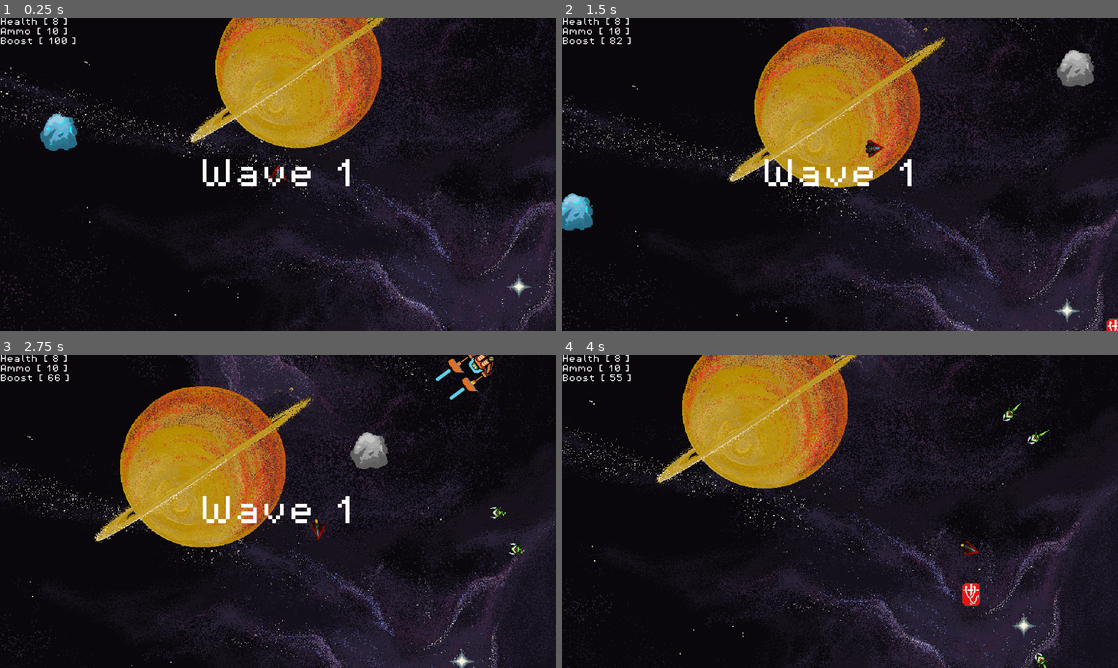
Above: before the commit, frames 1-4 (two rows, left to right).
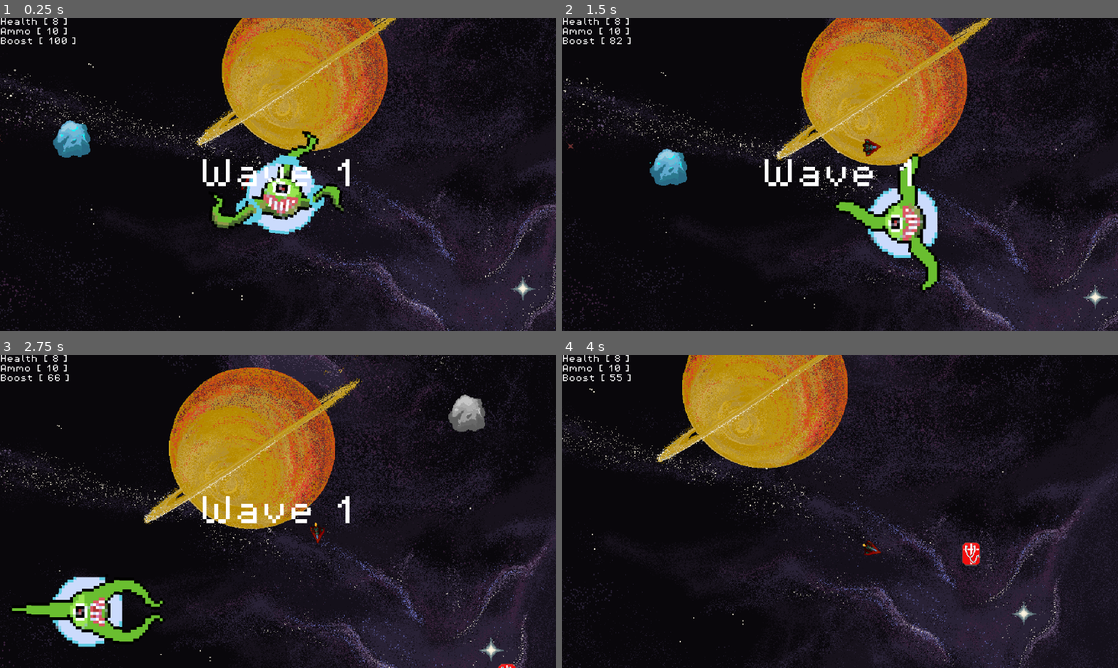
Above: after the commit, the same moments.

Repository: rylanharwood2/Adrift
Game: Godot game, scene res://scenes/game.tscn
Same seed, same stepped clock (60 frames per second), same inputs: the game is played once before the commit and once after it.
Inputs (mouse positions are in pixels of both pictures, inside the frame that each line leads up to):
- Up to frame 1 (0.25 s): no input
- Up to frame 2 (1.5 s): move the mouse to (962, 158) at 0.52 s; hold D (move_right) 0.53-1.25 s; hold Alt (boost) 0.53-1.25 s; click (962, 158) at 0.67 s; drag from (728, 190) to (812, 237) at 1.27 s
- Up to frame 3 (2.75 s): move the mouse to (333, 442) at 2.02 s; hold D (move_right) from 2.03 s (still down); hold Alt (boost) from 2.03 s (still down)
- Up to frame 4 (4 s): release D (move_right) at 2.75 s; release Alt (boost) at 2.75 s; drag from (812, 574) to (1079, 549) at 2.77 s; move the mouse to (1006, 558) at 3.52 s; hold Left (move_left) from 3.53 s (still down); hold Alt (boost) from 3.53 s (still down)

The runs differ from the first frame. In frame 1, 21% of the frame differs, in the area x 0-100%, y 0-100%; in frame 2, 31%; in frame 3, 33%; in frame 4, 22%.

Commit message:
Updates boss

Diff:
--- a/scenes/helheim_king_of_slime.tscn
+++ b/scenes/helheim_king_of_slime.tscn
@@ -1,105 +1,160 @@
-[gd_scene load_steps=27 format=3 uid="uid://bgr8mv6xl4dam"]
-
-[ext_resource type="Texture2D" uid="uid://df5p2u5s4ccp5" path="res://assets/sprites/enemies/FinalBossAttackSpin.png" id="1_us061"]
+[gd_scene load_steps=45 format=3 uid="uid://bgr8mv6xl4dam"]
+
 [ext_resource type="Script" uid="uid://bsglw5opydy3e" path="res://scripts/helheim_king_of_slime.gd" id="1_xp4uy"]
 [ext_resource type="Shader" uid="uid://crupfqg5q331r" path="res://scripts/flash.gdshader" id="2_dyj1q"]
+[ext_resource type="Texture2D" uid="uid://dpn2wkxdcme36" path="res://assets/sprites/enemies/FinalBossChargeAttack.png" id="3_3wq1r"]
+[ext_resource type="Texture2D" uid="uid://cr2ujmj6ci6i5" path="res://assets/sprites/enemies/FinalBossAttackSpin copy.png" id="5_c4peh"]
 
 [sub_resource type="ShaderMaterial" id="ShaderMaterial_6qc34"]
 shader = ExtResource("2_dyj1q")
 shader_parameter/flash_color = Color(1, 1, 1, 1)
 shader_parameter/flash_modifier = 0.0
-
-[sub_resource type="AtlasTexture" id="AtlasTexture_xp4uy"]
-atlas = ExtResource("1_us061")
-region = Rect2(0, 0, 250, 250)
-
-[sub_resource type="AtlasTexture" id="AtlasTexture_dyj1q"]
-atlas = ExtResource("1_us061")
-region = Rect2(250, 0, 250, 250)
-
-[sub_resource type="AtlasTexture" id="AtlasTexture_6qc34"]
-atlas = ExtResource("1_us061")
-region = Rect2(500, 0, 250, 250)
-
-[sub_resource type="AtlasTexture" id="AtlasTexture_3wq1r"]
-atlas = ExtResource("1_us061")
-region = Rect2(750, 0, 250, 250)
-
-[sub_resource type="AtlasTexture" id="AtlasTexture_c4peh"]
-atlas = ExtResource("1_us061")
-region = Rect2(1000, 0, 250, 250)
+shader_parameter/blue = false
 
 [sub_resource type="AtlasTexture" id="AtlasTexture_nin2c"]
-atlas = ExtResource("1_us061")
-region = Rect2(0, 250, 250, 250)
+atlas = ExtResource("3_3wq1r")
+region = Rect2(498, 0, 83, 83)
 
 [sub_resource type="AtlasTexture" id="AtlasTexture_yro7x"]
-atlas = ExtResource("1_us061")
-region = Rect2(250, 250, 250, 250)
+atlas = ExtResource("3_3wq1r")
+region = Rect2(581, 0, 83, 83)
 
 [sub_resource type="AtlasTexture" id="AtlasTexture_1g5tu"]
-atlas = ExtResource("1_us061")
-region = Rect2(500, 250, 250, 250)
+atlas = ExtResource("3_3wq1r")
+region = Rect2(664, 0, 83, 83)
 
 [sub_resource type="AtlasTexture" id="AtlasTexture_n2mv4"]
-atlas = ExtResource("1_us061")
-region = Rect2(750, 250, 250, 250)
+atlas = ExtResource("3_3wq1r")
+region = Rect2(747, 0, 83, 83)
 
 [sub_resource type="AtlasTexture" id="AtlasTexture_gkku2"]
-atlas = ExtResource("1_us061")
-region = Rect2(1000, 250, 250, 250)
+atlas = ExtResource("3_3wq1r")
+region = Rect2(830, 0, 83, 83)
 
 [sub_resource type="AtlasTexture" id="AtlasTexture_gv8k1"]
-atlas = ExtResource("1_us061")
-region = Rect2(0, 500, 250, 250)
+atlas = ExtResource("3_3wq1r")
+region = Rect2(913, 0, 83, 83)
 
 [sub_resource type="AtlasTexture" id="AtlasTexture_i5uww"]
-atlas = ExtResource("1_us061")
-region = Rect2(250, 500, 250, 250)
+atlas = ExtResource("3_3wq1r")
+region = Rect2(996, 0, 83, 83)
 
 [sub_resource type="AtlasTexture" id="AtlasTexture_uei3j"]
-atlas = ExtResource("1_us061")
-region = Rect2(500, 500, 250, 250)
+atlas = ExtResource("3_3wq1r")
+region = Rect2(1079, 0, 83, 83)
 
 [sub_resource type="AtlasTexture" id="AtlasTexture_m2u0s"]
-atlas = ExtResource("1_us061")
-region = Rect2(750, 500, 250, 250)
+atlas = ExtResource("3_3wq1r")
+region = Rect2(1162, 0, 83, 83)
 
 [sub_resource type="AtlasTexture" id="AtlasTexture_6mgjl"]
-atlas = ExtResource("1_us061")
-region = Rect2(1000, 500, 250, 250)
+atlas = ExtResource("3_3wq1r")
+region = Rect2(1245, 0, 83, 83)
 
 [sub_resource type="AtlasTexture" id="AtlasTexture_ctafc"]
-atlas = ExtResource("1_us061")
-region = Rect2(0, 750, 250, 250)
+atlas = ExtResource("3_3wq1r")
+region = Rect2(1328, 0, 83, 83)
 
 [sub_resource type="AtlasTexture" id="AtlasTexture_tuch5"]
-atlas = ExtResource("1_us061")
-region = Rect2(250, 750, 250, 250)
+atlas = ExtResource("3_3wq1r")
+region = Rect2(0, 0, 83, 83)
 
 [sub_resource type="AtlasTexture" id="AtlasTexture_jsk57"]
-atlas = ExtResource("1_us061")
-region = Rect2(500, 750, 250, 250)
+atlas = ExtResource("3_3wq1r")
+region = Rect2(83, 0, 83, 83)
+
+[sub_resource type="AtlasTexture" id="AtlasTexture_rd2xr"]
+atlas = ExtResource("3_3wq1r")
+region = Rect2(166, 0, 83, 83)
+
+[sub_resource type="AtlasTexture" id="AtlasTexture_yiea1"]
+atlas = ExtResource("3_3wq1r")
+region = Rect2(249, 0, 83, 83)
+
+[sub_resource type="AtlasTexture" id="AtlasTexture_d0mx1"]
+atlas = ExtResource("3_3wq1r")
+region = Rect2(332, 0, 83, 83)
+
+[sub_resource type="AtlasTexture" id="AtlasTexture_jytjv"]
+atlas = ExtResource("3_3wq1r")
+region = Rect2(415, 0, 83, 83)
+
+[sub_resource type="AtlasTexture" id="AtlasTexture_pnhhu"]
+atlas = ExtResource("5_c4peh")
+region = Rect2(0, 0, 83, 83)
+
+[sub_resource type="AtlasTexture" id="AtlasTexture_g1vxw"]
+atlas = ExtResource("5_c4peh")
+region = Rect2(83, 0, 83, 83)
+
+[sub_resource type="AtlasTexture" id="AtlasTexture_v24f2"]
+atlas = ExtResource("5_c4peh")
+region = Rect2(166, 0, 83, 83)
+
+[sub_resource type="AtlasTexture" id="AtlasTexture_qqbkp"]
+atlas = ExtResource("5_c4peh")
+region = Rect2(249, 0, 83, 83)
+
+[sub_resource type="AtlasTexture" id="AtlasTexture_oxiuj"]
+atlas = ExtResource("5_c4peh")
+region = Rect2(332, 0, 83, 83)
+
+[sub_resource type="AtlasTexture" id="AtlasTexture_f08sp"]
+atlas = ExtResource("5_c4peh")
+region = Rect2(415, 0, 83, 83)
+
+[sub_resource type="AtlasTexture" id="AtlasTexture_mu1t5"]
+atlas = ExtResource("5_c4peh")
+region = Rect2(498, 0, 83, 83)
+
+[sub_resource type="AtlasTexture" id="AtlasTexture_1222r"]
+atlas = ExtResource("5_c4peh")
+region = Rect2(581, 0, 83, 83)
+
+[sub_resource type="AtlasTexture" id="AtlasTexture_gngb8"]
+atlas = ExtResource("5_c4peh")
+region = Rect2(664, 0, 83, 83)
+
+[sub_resource type="AtlasTexture" id="AtlasTexture_koeet"]
+atlas = ExtResource("5_c4peh")
+region = Rect2(747, 0, 83, 83)
+
+[sub_resource type="AtlasTexture" id="AtlasTexture_5ysud"]
+atlas = ExtResource("5_c4peh")
+region = Rect2(830, 0, 83, 83)
+
+[sub_resource type="AtlasTexture" id="AtlasTexture_elqa2"]
+atlas = ExtResource("5_c4peh")
+region = Rect2(913, 0, 83, 83)
+
+[sub_resource type="AtlasTexture" id="AtlasTexture_igt0s"]
+atlas = ExtResource("5_c4peh")
+region = Rect2(996, 0, 83, 83)
+
+[sub_resource type="AtlasTexture" id="AtlasTexture_57orf"]
+atlas = ExtResource("5_c4peh")
+region = Rect2(1079, 0, 83, 83)
+
+[sub_resource type="AtlasTexture" id="AtlasTexture_yw5xq"]
+atlas = ExtResource("5_c4peh")
+region = Rect2(1162, 0, 83, 83)
+
+[sub_resource type="AtlasTexture" id="AtlasTexture_hek5x"]
+atlas = ExtResource("5_c4peh")
+region = Rect2(1245, 0, 83, 83)
+
+[sub_resource type="AtlasTexture" id="AtlasTexture_yhboa"]
+atlas = ExtResource("5_c4peh")
+region = Rect2(1328, 0, 83, 83)
+
+[sub_resource type="AtlasTexture" id="AtlasTexture_w2d3a"]
+atlas = ExtResource("5_c4peh")
+region = Rect2(1411, 0, 83, 83)
 
 [sub_resource type="SpriteFrames" id="SpriteFrames_7bdla"]
 animations = [{
 "frames": [{
 "duration": 1.0,
-"texture": SubResource("AtlasTexture_xp4uy")
-}, {
-"duration": 1.0,
-"texture": SubResource("AtlasTexture_dyj1q")
-}, {
-"duration": 1.0,
-"texture": SubResource("AtlasTexture_6qc34")
-}, {
-"duration": 1.0,
-"texture": SubResource("AtlasTexture_3wq1r")
-}, {
-"duration": 1.0,
-"texture": SubResource("AtlasTexture_c4peh")
-}, {
-"duration": 1.0,
 "texture": SubResource("AtlasTexture_nin2c")
 }, {
 "duration": 1.0,
@@ -131,14 +186,101 @@
 }, {
 "duration": 1.0,
 "texture": SubResource("AtlasTexture_ctafc")
-}, {
+}],
+"loop": false,
+"name": &"charge attack",
+"speed": 5.0
+}, {
+"frames": [{
+"duration": 1.0,
+"texture": SubResource("AtlasTexture_tuch5")
+}, {
+"duration": 1.0,
+"texture": SubResource("AtlasTexture_jsk57")
+}, {
+"duration": 1.0,
+"texture": SubResource("AtlasTexture_rd2xr")
+}, {
+"duration": 1.0,
+"texture": SubResource("AtlasTexture_yiea1")
+}, {
+"duration": 1.0,
+"texture": SubResource("AtlasTexture_d0mx1")
+}, {
+"duration": 1.0,
+"texture": SubResource("AtlasTexture_jytjv")
+}],
+"loop": false,
+"name": &"charging charge attack",
+"speed": 5.0
+}, {
+"frames": [{
 "duration": 1.0,
 "texture": SubResource("AtlasTexture_tuch5")
 }, {
 "duration": 1.0,
 "texture": SubResource("AtlasTexture_jsk57")
 }],
-"loop": true,
+"loop": false,
+"name": &"default",
+"speed": 9.0
+}, {
+"frames": [{
+"duration": 1.0,
+"texture": SubResource("AtlasTexture_pnhhu")
+}, {
+"duration": 1.0,
+"texture": SubResource("AtlasTexture_g1vxw")
+}, {
+"duration": 1.0,
+"texture": SubResource("AtlasTexture_v24f2")
+}, {
+"duration": 1.0,
+"texture": SubResource("AtlasTexture_qqbkp")
+}, {
+"duration": 1.0,
+"texture": SubResource("AtlasTexture_oxiuj")
+}, {
+"duration": 1.0,
+"texture": SubResource("AtlasTexture_f08sp")
+}, {
+"duration": 1.0,
+"texture": SubResource("AtlasTexture_mu1t5")
+}, {
+"duration": 1.0,
+"texture": SubResource("AtlasTexture_1222r")
+}, {
+"duration": 1.0,
+"texture": SubResource("AtlasTexture_gngb8")
+}, {
+"duration": 1.0,
+"texture": SubResource("AtlasTexture_koeet")
+}, {
+"duration": 1.0,
+"texture": SubResource("AtlasTexture_5ysud")
+}, {
+"duration": 1.0,
+"texture": SubResource("AtlasTexture_elqa2")
+}, {
+"duration": 1.0,
+"texture": SubResource("AtlasTexture_igt0s")
+}, {
+"duration": 1.0,
+"texture": SubResource("AtlasTexture_57orf")
+}, {
+"duration": 1.0,
+"texture": SubResource("AtlasTexture_yw5xq")
+}, {
+"duration": 1.0,
+"texture": SubResource("AtlasTexture_hek5x")
+}, {
+"duration": 1.0,
+"texture": SubResource("AtlasTexture_yhboa")
+}, {
+"duration": 1.0,
+"texture": SubResource("AtlasTexture_w2d3a")
+}],
+"loop": false,
 "name": &"spin attack",
 "speed": 9.0
 }]
@@ -155,12 +297,10 @@
 [node name="AnimatedSprite2D" type="AnimatedSprite2D" parent="."]
 material = SubResource("ShaderMaterial_6qc34")
 position = Vector2(0, -1)
-scale = Vector2(2, 2)
+rotation = 1.5708
+scale = Vector2(5, 5)
 sprite_frames = SubResource("SpriteFrames_7bdla")
-animation = &"spin attack"
-autoplay = "spin attack"
-frame = 11
-frame_progress = 0.934268
+autoplay = "default"
 
 [node name="spin_hitbox" type="Area2D" parent="."]
 
@@ -185,4 +325,8 @@
 wait_time = 0.2
 one_shot = true
 
+[node name="charge_timer" type="Timer" parent="."]
+wait_time = 3.0
+
 [connection signal="timeout" from="flash_timer" to="." method="_on_flash_timer_timeout"]
+[connection signal="timeout" from="charge_timer" to="." method="_on_charge_timer_timeout"]
--- a/scripts/capo_enemy.gd
+++ b/scripts/capo_enemy.gd
@@ -12,7 +12,7 @@
 
 var dead: bool = false
 
-var targgg = Vector2(0,0)
+var target_position = Vector2(0,0)
 var target_angle = Vector2(0,0)
 
 var left_bullet = null
@@ -28,9 +28,9 @@
 	var direction = Vector2(cos(rotation), sin(rotation))
 	var distance_to_player = (0)
 	if !dead:
-		targgg = target.position
-		distance_to_player = self.position.distance_to(targgg)
-		target_angle = (targgg - position).angle()
+		target_position = target.position
+		distance_to_player = self.position.distance_to(target_position)
+		target_angle = (target_position - position).angle()
 
 		# limit rotation speed
 		rotation = lerp_angle(rotation, target_angle, TURN_SPEED * delta * speed_mod)
@@ -103,7 +103,6 @@
 	speed_mod = 0.5
 
 
-
 func _on_ice_timer_timeout() -> void:
 	speed_mod = 1.0
 	$AnimatedSprite2D.material.set_shader_parameter("blue", false)
--- a/scripts/game.gd
+++ b/scripts/game.gd
@@ -38,7 +38,8 @@
 # control enemy spawn waves
 func wave_controller():
 	#[[waves, numsuicune, numcapos],[]]
-	var wave_spawn_rates = [[1,3,1,0], [1,4,2,0], [1,5,2,1], [1,100,10,0]]
+	#var wave_spawn_rates = [[1,3,1,0], [1,4,2,0], [1,5,2,1], [1,100,10,0]]
+	var wave_spawn_rates = [[1, 0, 0, 1]]
 	var waves : int = len(wave_spawn_rates)
 	var waves_done : bool = false
 	var timeout : float = 0
@@ -84,7 +85,7 @@
 				wave_spawn_rates[3] -= 1
 				var helheim = helheim_scene.instantiate()
 
-				helheim.position = Vector2(0,0)
+				helheim.position = Vector2(0, 0)
 				add_child(helheim)
 				print("added")
 
--- a/scripts/helheim_king_of_slime.gd
+++ b/scripts/helheim_king_of_slime.gd
@@ -6,25 +6,50 @@
 var health = 8
 
 
-const MOVE_SPEED : int = 750
+const MOVE_SPEED : int = 20000
 const SPIN_SPEED : int = 300
+const TURN_SPEED : float = 3.0
+
+var speed_mod = 1.0
+var player_position = Vector2(0, 0)
+var player_angle = Vector2(0, 0)
+var move_speed_mod = 0
 #@onready var target = get_tree().current_scene.get_node("Player")
+
+var searching = true
+var locked = false
 
 # Called when the node enters the scene tree for the first time.
 func _ready() -> void:
 	flash()
+	$AnimatedSprite2D.animation_finished.connect(_on_animation_finished)
+	add_to_group("boss")
 
 
 # Called every frame. 'delta' is the elapsed time since the previous frame.
 func _process(delta: float) -> void:
-	pass
-	var direction = (player.position-position).normalized()
 	#if (player.distance_to() < 50):    # if close attack and slow
 	#	print("si")						# if far idle/move and 2.5x? speed
 	# if you wanna be really cool start a timer as long as the player is not
 	# within a raduius and only if they leave it for x time he switches to
 	# move mode or vice versa
-	velocity = direction * MOVE_SPEED * delta
+	var direction = Vector2(cos(rotation), sin(rotation))
+	if searching:
+		var distance_to_player = (0)
+		player_position = player.position
+		distance_to_player = self.position.distance_to(player_position)
+		player_angle = (player_position - position).angle()
+
+		# limit rotation speed
+		rotation = lerp_angle(rotation, player_angle, TURN_SPEED * delta * speed_mod)
+	if !searching:
+		velocity = direction * MOVE_SPEED * delta * speed_mod * move_speed_mod
+		begin_charge()
+	else:
+		velocity = Vector2(0, 0)
+
+	if abs(rotation - player_angle) < 0.05:
+		searching = false
 
 	move_and_slide()
 
@@ -38,3 +63,26 @@
 
 func _on_flash_timer_timeout() -> void:
 	$AnimatedSprite2D.material.set_shader_parameter("flash_modifier", 0)
+
+func turn_blue():
+	speed_mod = 0.75
+
+
+func _on_charge_timer_timeout() -> void:
+	searching = true
+
+func begin_charge() -> void:
+	if !locked:
+		$AnimatedSprite2D.play("charging charge attack")
+		locked = true
+
+func _on_animation_finished():
+	if $AnimatedSprite2D.animation == "charging charge attack":
+		$AnimatedSprite2D.play("charge attack")
+		move_speed_mod = 1
+	elif $AnimatedSprite2D.animation == "charge attack":
+		move_speed_mod = 0
+		searching = true
+		locked = false
+	else:
+		$AnimatedSprite2D.play("default")
Binary file added: assets/sprites/enemies/FinalBossAttackSpin copy.png
Not shown, added: assets/sprites/enemies/FinalBossAttackSpin copy.png.import
Binary file added: assets/sprites/enemies/FinalBossChargeAttack.png
Not shown, added: assets/sprites/enemies/FinalBossChargeAttack.png.import
Not shown, added: assets/sprites/.DS_Store
